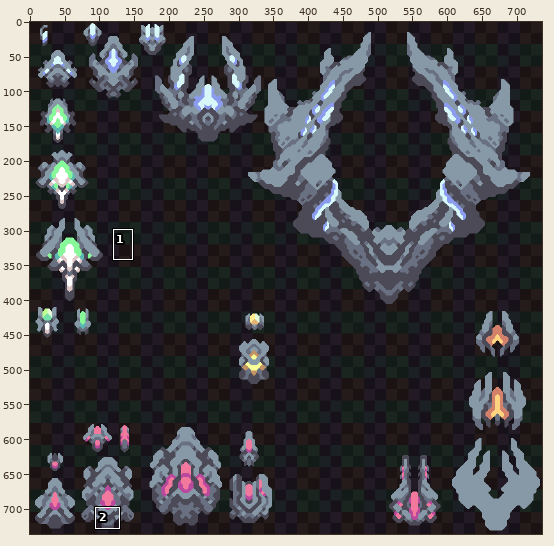
File history of a pixel-art file, assets/sprites/atlas/units.ase. Above: a wide view before the commit, with the close-up outlined.
Close-up. As it was:
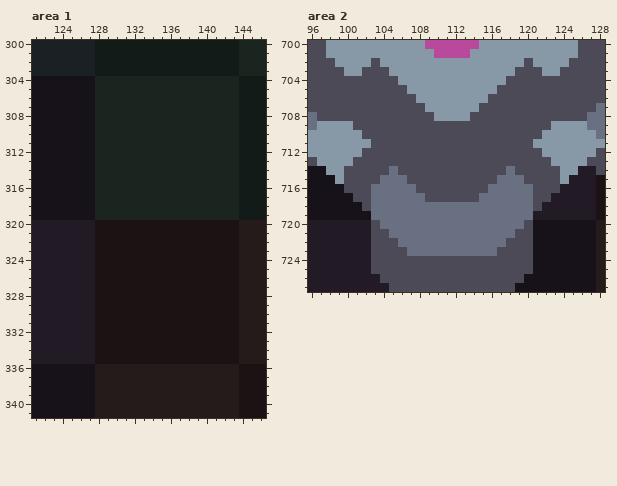
736x736 pixels, 1 frame. Colours within 5 levels of each other are drawn and written as one. Shown: area 1: x 121..146, y 300..341; area 2: x 96..128, y 700..727. The commit also changed other parts of the picture, which this record leaves out.
And afterwards:
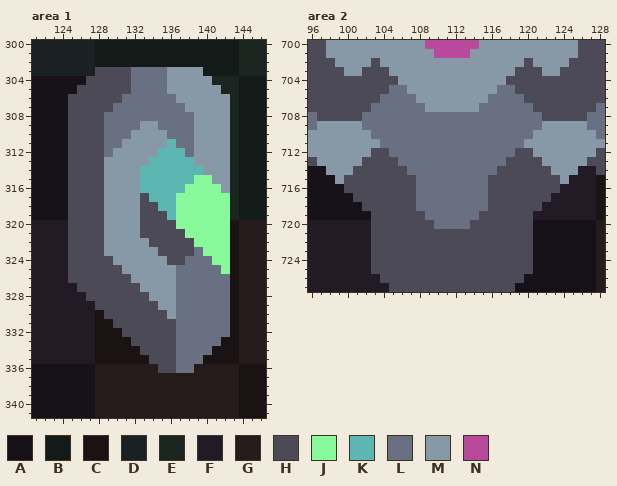
Palette (. is transparent): A #171219  B #131b18  C #1b1313  D #1b2025  E #1b251f  F #221b25  G #251b1b  H #4d4a58  J #88f99a  K #5cb7b3  L #697082  M #8799a7  N #b8499d
Edits made:
Changed rows in their new state; - is an unchanged pixel.
Area 1, layer "guns":
first column x 125:
303 ---HHHHLLLLMMMM---
304 --HHHHHLLLLMMMMM--
305 -HHHHHHLLLLMMMMMM-
306 HHHHHHLLLLLLMMMMMM
307 HHHHHLLLLLLLLMMMMM
308 HHHHLLLLLLLLLLMMMM
309 HHHHLLLLMMLLLLMMMM
310 HHHHLLLMMMMLLLMMMM
311 HHHHLLMMMMMKLLMMMM
312 HHHHLMMMMMKKKLMMMM
313 HHHHMMMMMKKKKKMMMM
314 HHHHMMMMKKKKKKKMMM
315 HHHHMMMMKKKKKKJJMM
316 HHHHMMMMKKKKKJJJJM
317 HHHHMMMMHKKKJJJJJJ
318 HHHHMMMMHHKKJJJJJJ
319 HHHHMMMMHHHKJJJJJJ
320 HHHHMMMMHHHHJJJJJJ
321 HHHHMMMMHHHHHJJJJJ
322 HHHHMMMMMHHHHHJJJJ
323 HHHHMMMMMMHHHHLJJJ
324 HHHHHMMMMMMHHLLLJJ
325 HHHHHHMMMMMMLLLLLJ
326 HHHHHHHMMMMMLLLLLL
327 -HHHHHHHMMMMLLLLLL
328 --HHHHHHHMMMLLLLLL
329 ---HHHHHHHMMLLLLLL
330 ----HHHHHHHMLLLLLL
331 -----HHHHHHHLLLLLL
332 ------HHHHHHLLLLLL
333 -------HHHHHLLLLL-
334 --------HHHHLLLL--
335 ---------HHHLLL---
336 ----------HHLL----
Area 2, layer "main":
first column x 100:
705 -----LL----------LL-----
706 ----LLLL--------LLLL----
707 ---LLLLLL------LLLLLL---
708 --LLLLLLLLLLLLLLLLLLLL--
709 -MLLLLLLLLLLLLLLLLLLLLM-
710 --MLLLLLLLLLLLLLLLLLLM--
711 ---MLLLLLLLLLLLLLLLLM---
712 --M--LLLLLLLLLLLLLL--M--
713 -M----LLLLLLLLLLLL----M-
714 M----H-LLLLLLLLLL-H----M
715 ----HHH-LLLLLLLL-HHH----
716 ---HHHHHLLLLLLLLHHHHH---
717 ---HHHHH-LLLLLL-HHHHH---
718 ---HHHHH--------HHHHH---
719 ---HHHHHH------HHHHHH---
720 ----HHHHHH----HHHHHH----
721 -----HHHHHHHHHHHHHH-----
722 ------HHHHHHHHHHHH------
723 -------HHHHHHHHHH-------
